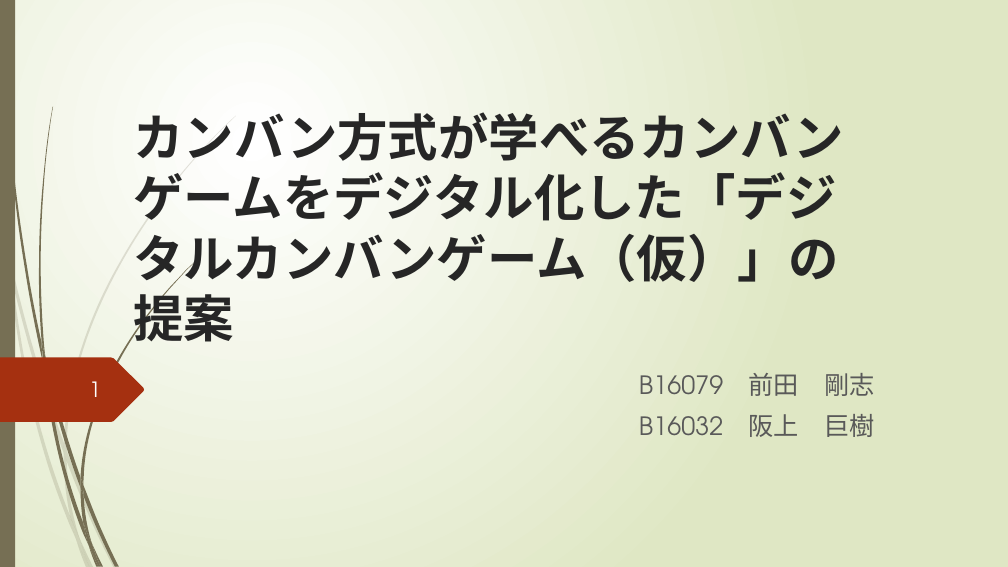
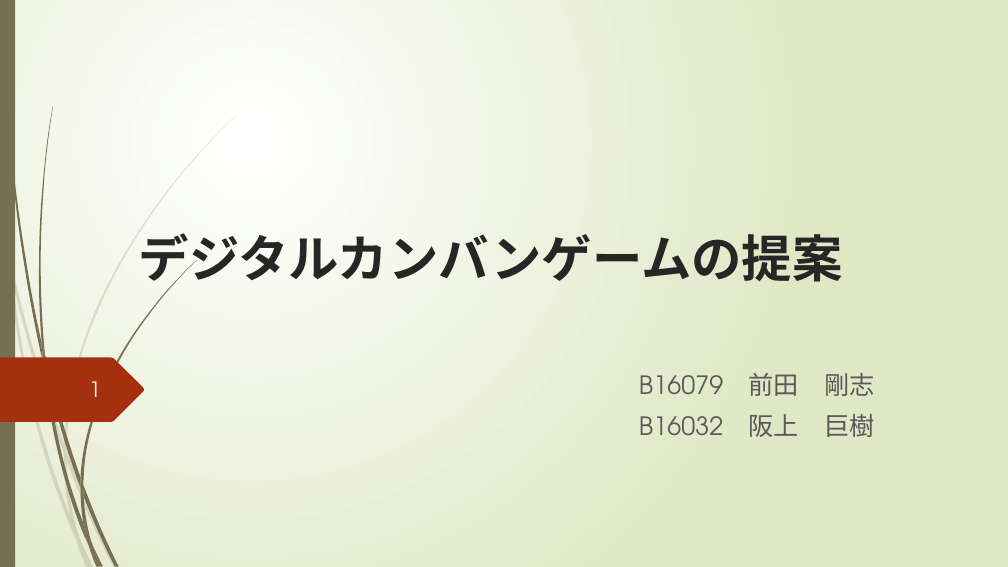
Before and after one commit to igakilab/sotuken_maeda, a slide deck: slide 1 of 中間発表.pptx. Drawn at 1008x567 pixels with LibreOffice and Linux fonts; fonts in the diff are those of the drawing. Boxes give left, top, right and bottom in pixels: in the first picture for what was removed or moved away, otherwise in the second. Text is boxed around its words. In the diff, an @@ line names an element or a change of style, - is before the commit and + after.

```diff
--- a/中間発表.pptx
+++ b/中間発表.pptx
@@ title at (x1=139, y1=233, x2=843, y2=290): text changed @@
-カンバン方式が学べるカンバンゲームをデジタル化した「デジタルカンバンゲーム（仮）」の提案
+デジタルカンバンゲームの提案
```
Also in this commit, not shown: 4 other slides changed, 1 slide added.
